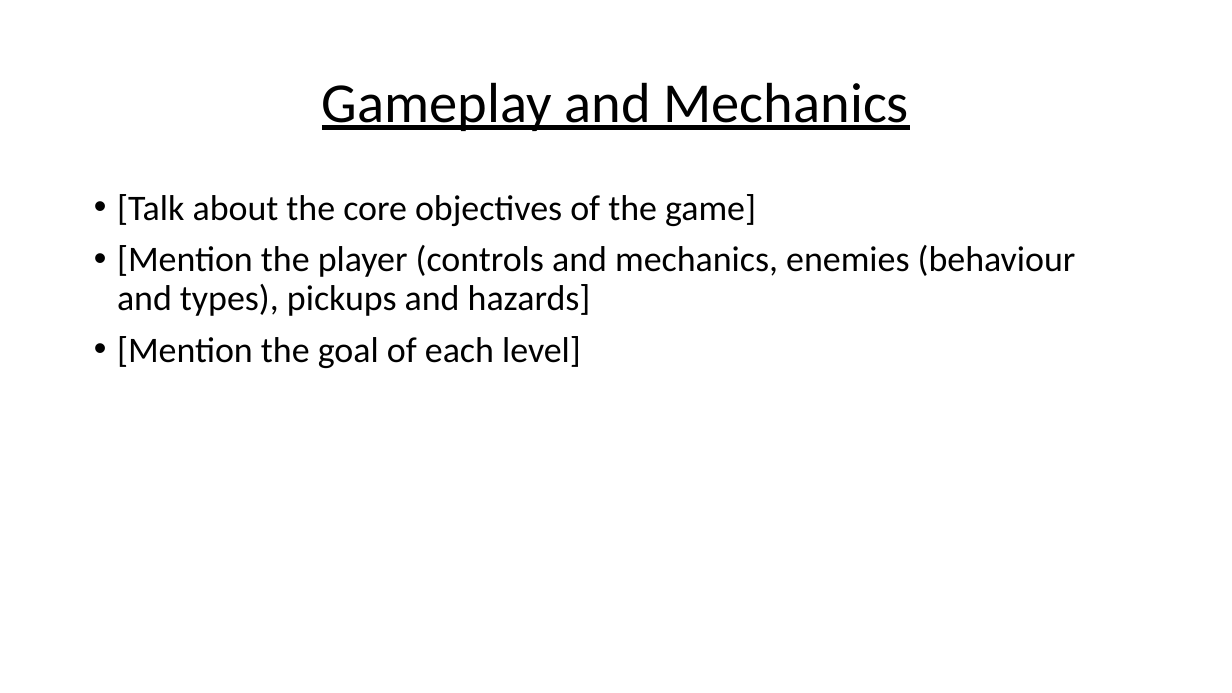
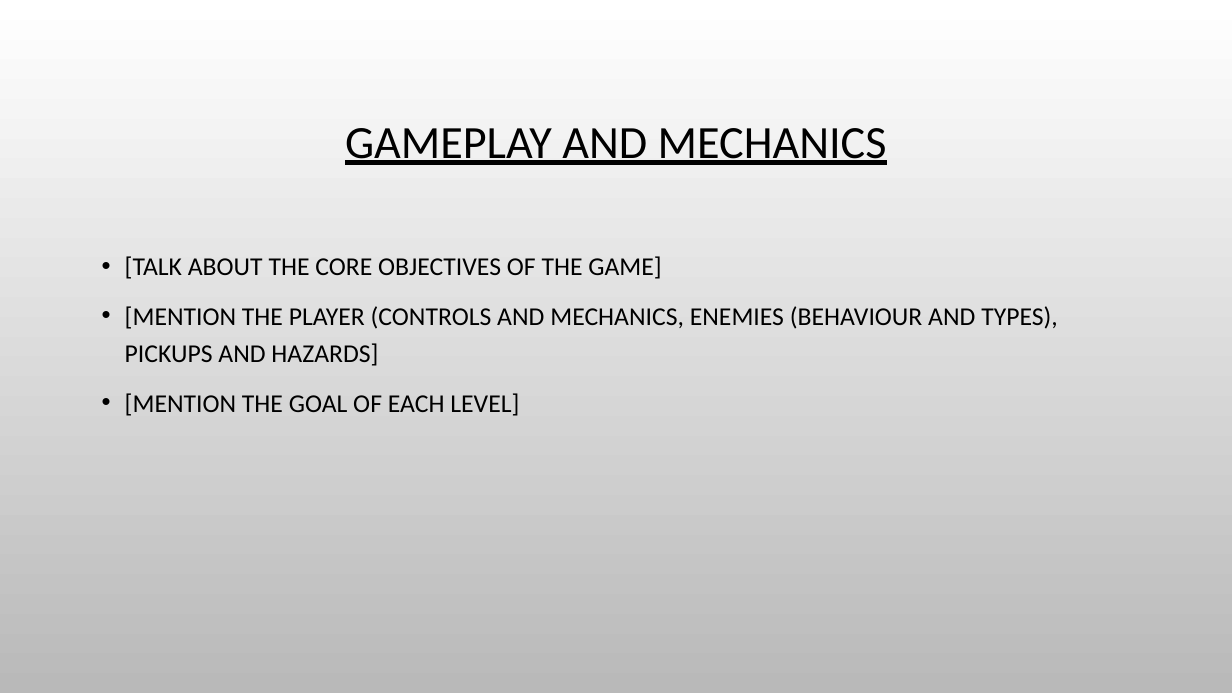
Before and after one commit to chesney85/Year2GameDev, a slide deck: slide 6 of TeamDocs/WordDocs/JelBlob_Presentation_Rough_Idea_Layout.pptx. Drawn at 1232x693 pixels with LibreOffice and Linux fonts; fonts in the diff are those of the drawing; background and template pictures are left out. Boxes give left, top, right and bottom in pixels: in the first picture for what was removed or moved away, otherwise in the second. Text is boxed around its words. In the diff, an @@ line names an element or a change of style, - is before the commit and + after.

```diff
--- a/TeamDocs/WordDocs/JelBlob_Presentation_Rough_Idea_Layout.pptx
+++ b/TeamDocs/WordDocs/JelBlob_Presentation_Rough_Idea_Layout.pptx
@@ background #FFFFFF to picture (left out) @@
@@ title at box(345, 128, 887, 165): text changed; size 44 to 36 pt @@
-Gameplay and Mechanics
+GAMEPLAY AND MECHANICS
@@ text at box(125, 256, 1058, 416): text changed; size 28 to 20 pt @@
-• [Talk about the core objectives of the game]
-• [Mention the player (controls and mechanics, enemies (behaviour and types), pickups and hazards]
-• [Mention the goal of each level]
+• [TALK ABOUT THE CORE OBJECTIVES OF THE GAME]
+• [MENTION THE PLAYER (CONTROLS AND MECHANICS, ENEMIES (BEHAVIOUR AND TYPES), PICKUPS AND HAZARDS]
+• [MENTION THE GOAL OF EACH LEVEL]
```
Also in this commit, not shown: 12 other slides changed, 2 slides added, 2 slides removed, 1 other file.
